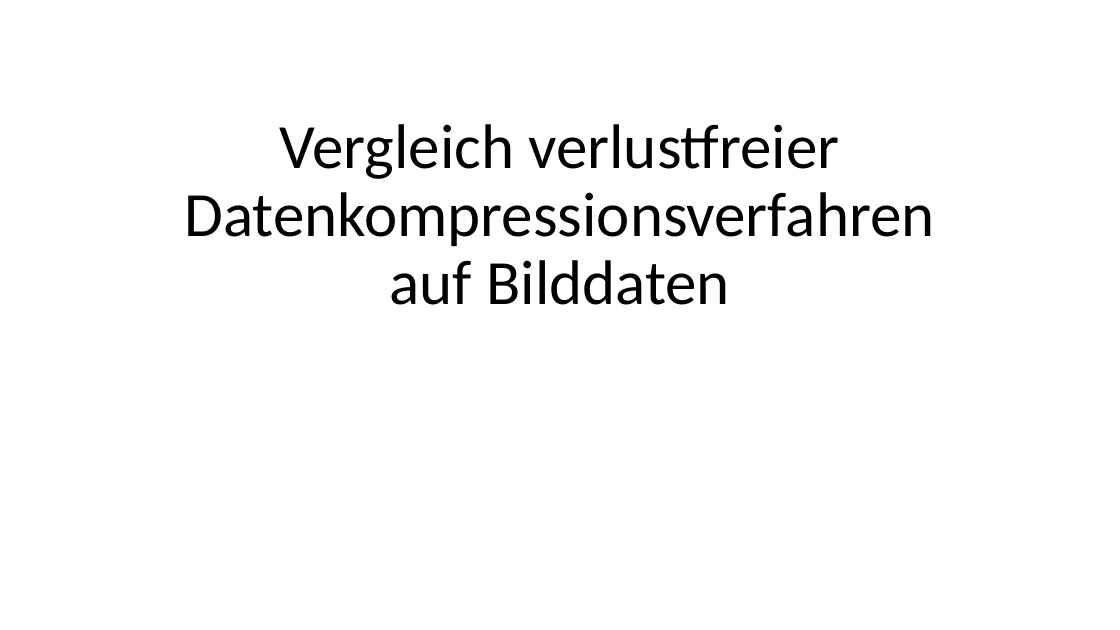
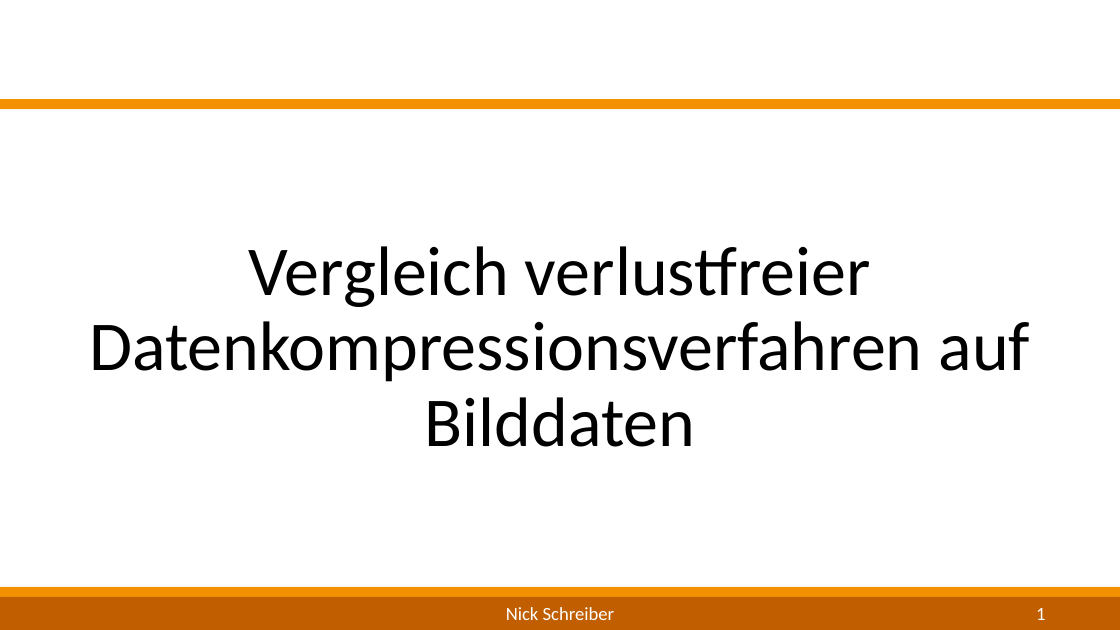
Before and after one commit to NickStudRepo/STI-Repo, a slide deck: slide 1 of Brainstorming/Zwischenpräsentation_v1.pptx. Drawn at 1120x630 pixels with LibreOffice and Linux fonts; fonts in the diff are those of the drawing; background and template pictures are left out. Boxes give left, top, right and bottom in pixels: in the first picture for what was removed or moved away, otherwise in the second. Text is boxed around its words. In the diff, an @@ line names an element or a change of style, - is before the commit and + after.

```diff
--- a/Brainstorming/Zwischenpräsentation_v1.pptx
+++ b/Brainstorming/Zwischenpräsentation_v1.pptx
@@ rectangle added at (x1=0, y1=99, x2=1120, y2=109), fill #F39100 @@
@@ title "Vergleich verlustfreier Datenkompressionsverfahren auf Bildd ..." moved from (x1=185, y1=124, x2=935, y2=305) to (x1=89, y1=246, x2=1031, y2=447) @@
@@ title "Vergleich verlustfreier Datenkompressionsverfahren auf Bildd ..." at (x1=89, y1=246, x2=1031, y2=447): size 54 to 60 pt; vertical alignment bottom to middle @@
@@ rectangle added at (x1=0, y1=587, x2=1120, y2=597), fill #F39100 @@
@@ rectangle added at (x1=0, y1=597, x2=1120, y2=630), fill #C05E00 @@
@@ text added at (x1=506, y1=607, x2=614, y2=620), 16 pt, text #FFFFFF @@
+Nick Schreiber
@@ page number added at (x1=1036, y1=608, x2=1045, y2=620), 16 pt, text #FFFFFF @@
+1
```
Also in this commit, not shown: 3 other slides changed, 5 slides added, 3 slides removed, 19 other files.
